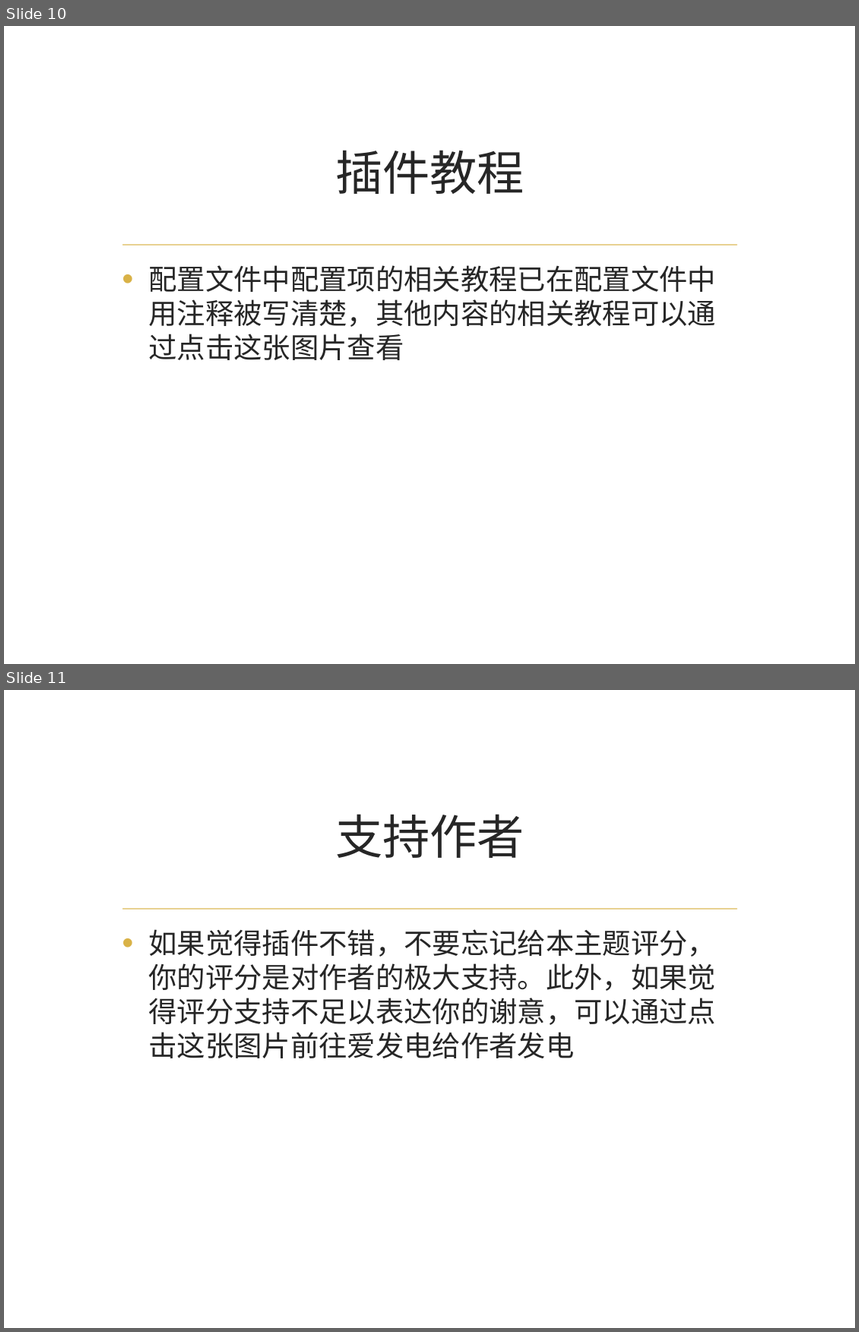
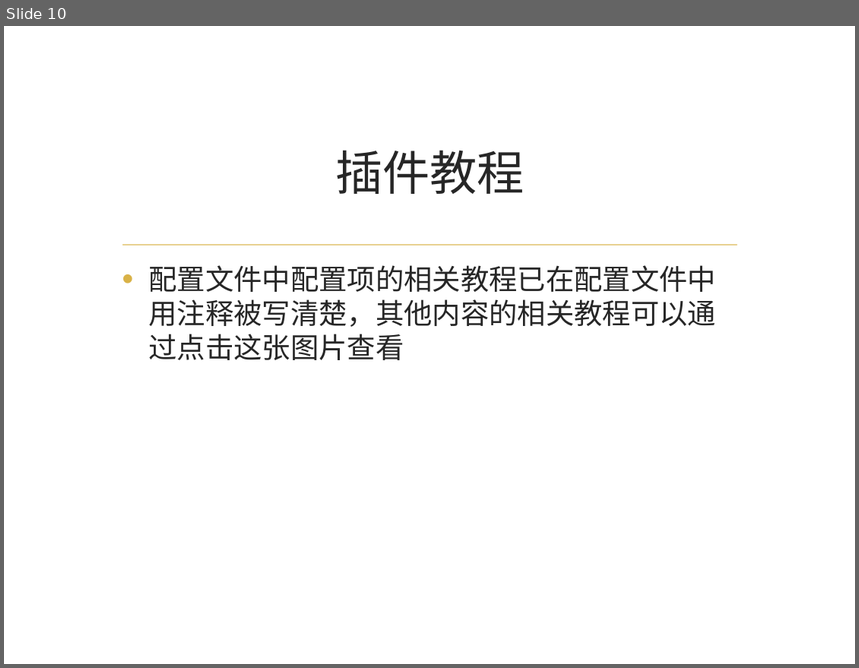
Before and after one commit to Steev93/easy-gui-shop, a slide deck: introduction/egs.pptx. Shown one above the other, each under a label of ours: slides 10 and 11 before the commit, slide 10 after it. The pictures are 859x1332 and 859x668 pixels, drawn with LibreOffice and Linux fonts; fonts in the diff are those of the drawing; background and template pictures are left out. Boxes give left, top, right and bottom in pixels: in the first picture for what was removed or moved away, otherwise in the second. Text is boxed around its words. In the diff, an @@ line names an element or a change of style, - is before the commit and + after.

```diff
--- a/introduction/egs.pptx
+++ b/introduction/egs.pptx
@@ slide 11 removed at (x1=4, y1=690, x2=855, y2=1328), background picture (left out); not listed: 1 template element that a slide beside it also shows @@
@@ title removed at (x1=335, y1=814, x2=525, y2=858) @@
-支持作者
@@ text removed at (x1=148, y1=929, x2=716, y2=1059) @@
-• 如果觉得插件不错，不要忘记给本主题评分，你的评分是对作者的极大支持。此外，如果觉得评分支持不足以表达你的谢意，可以通过点击这张图片前往爱发电给作者发电
```
Also in this commit, not shown: 1 other slide removed, 4 other files.
